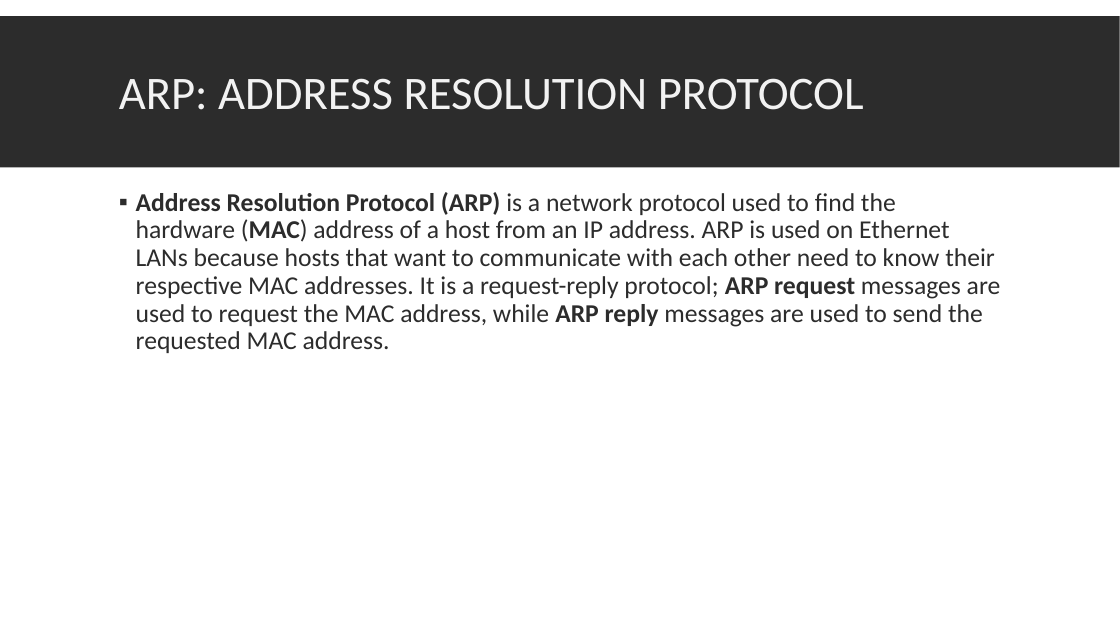
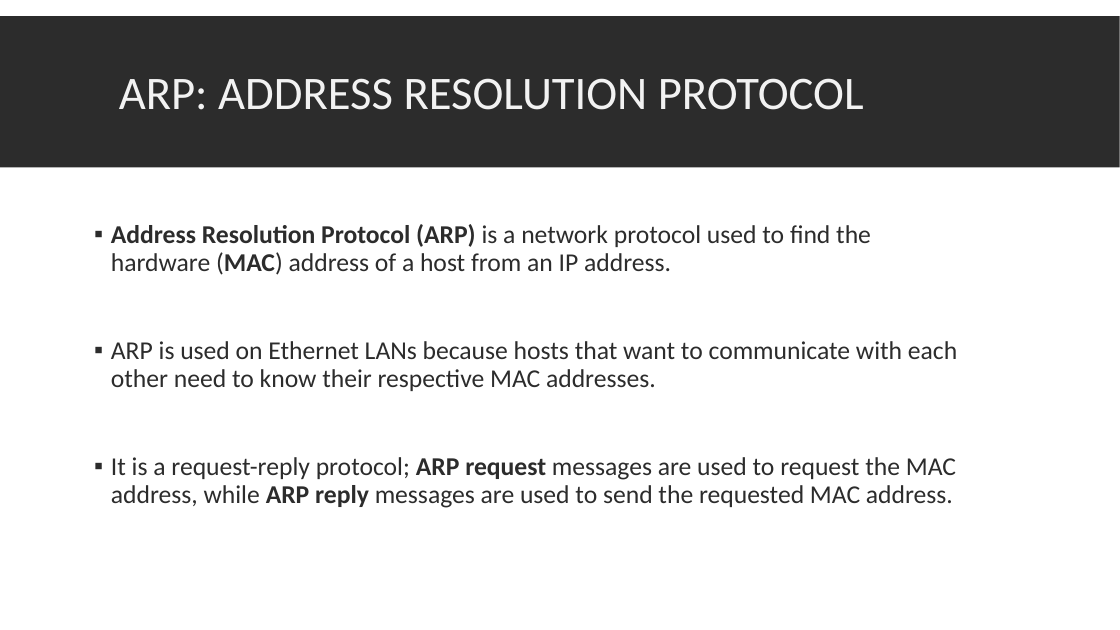
Before and after one commit to MahaAlb/SEC336, a slide deck: slide 16 of Lab 1 - Slides.pptx (slide 15 before the commit). Drawn at 1120x630 pixels with LibreOffice and Linux fonts; fonts in the diff are those of the drawing. Boxes give left, top, right and bottom in pixels: in the first picture for what was removed or moved away, otherwise in the second. Text is boxed around its words. In the diff, an @@ line names an element or a change of style, - is before the commit and + after.

```diff
--- a/Lab 1 - Slides.pptx
+++ b/Lab 1 - Slides.pptx
@@ text at [111,224,957,508]: text changed @@
-▪ Address Resolution Protocol (ARP) is a network protocol used to find the hardware (MAC) address of a host from an IP address. ARP is used on Ethernet LANs because hosts that want to communicate with each other need to know their respective MAC addresses. It is a request-reply protocol; ARP request messages are used to request the MAC address, while ARP reply messages are used to send the requested MAC address.
+▪ Address Resolution Protocol (ARP) is a network protocol used to find the hardware (MAC) address of a host from an IP address.
+▪ ARP is used on Ethernet LANs because hosts that want to communicate with each other need to know their respective MAC addresses.
+▪ It is a request-reply protocol; ARP request messages are used to request the MAC address, while ARP reply messages are used to send the requested MAC address.
```
Also in this commit, not shown: 1 slide added, 1 slide removed.
